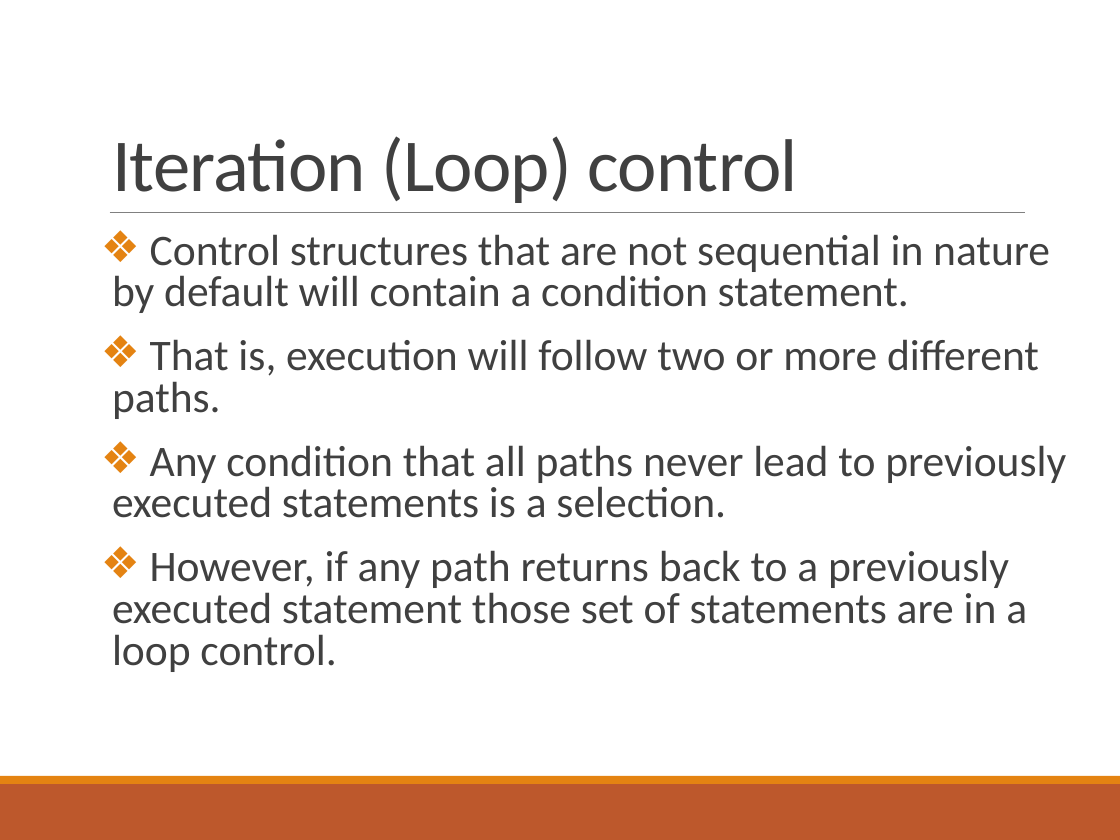
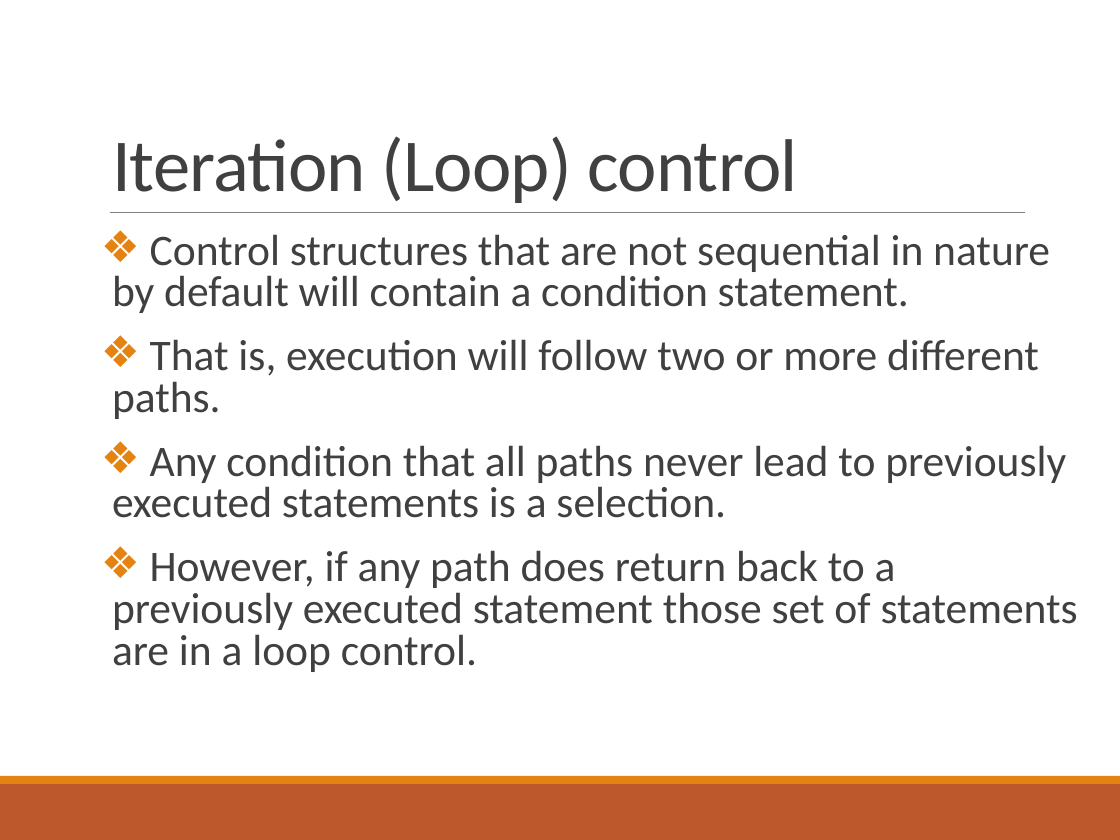
Before and after one commit to deeperj/dillinger, a slide deck: slide 20 of thesis/ukapp2/wqu_isc/sofware_design/Lesson 2 - Java.pptx. Drawn at 1120x840 pixels with LibreOffice and Linux fonts; fonts in the diff are those of the drawing. Boxes give left, top, right and bottom in pixels: in the first picture for what was removed or moved away, otherwise in the second. Text is boxed around its words. In the diff, an @@ line names an element or a change of style, - is before the commit and + after.

```diff
--- a/thesis/ukapp2/wqu_isc/sofware_design/Lesson 2 - Java.pptx
+++ b/thesis/ukapp2/wqu_isc/sofware_design/Lesson 2 - Java.pptx
@@ text at (112, 550, 1078, 672): text changed @@
-❖ However, if any path returns back to a previously executed statement those set of statements are in a loop control.
+❖ However, if any path does return back to a previously executed statement those set of statements are in a loop control.
```
Also in this commit, not shown: 2 other slides changed, 3 other files.
